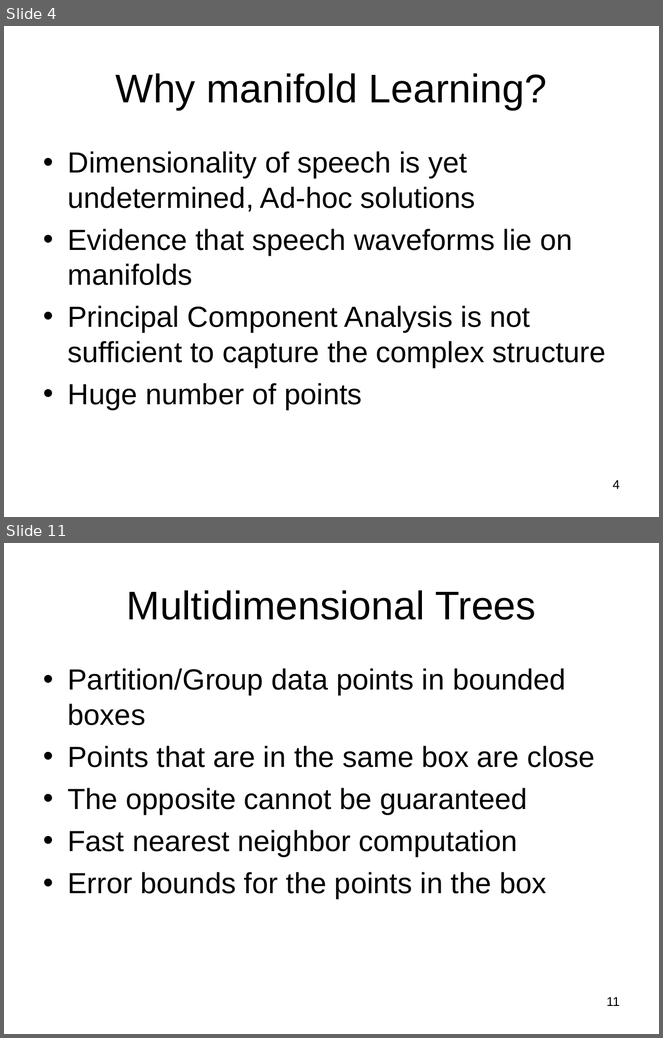
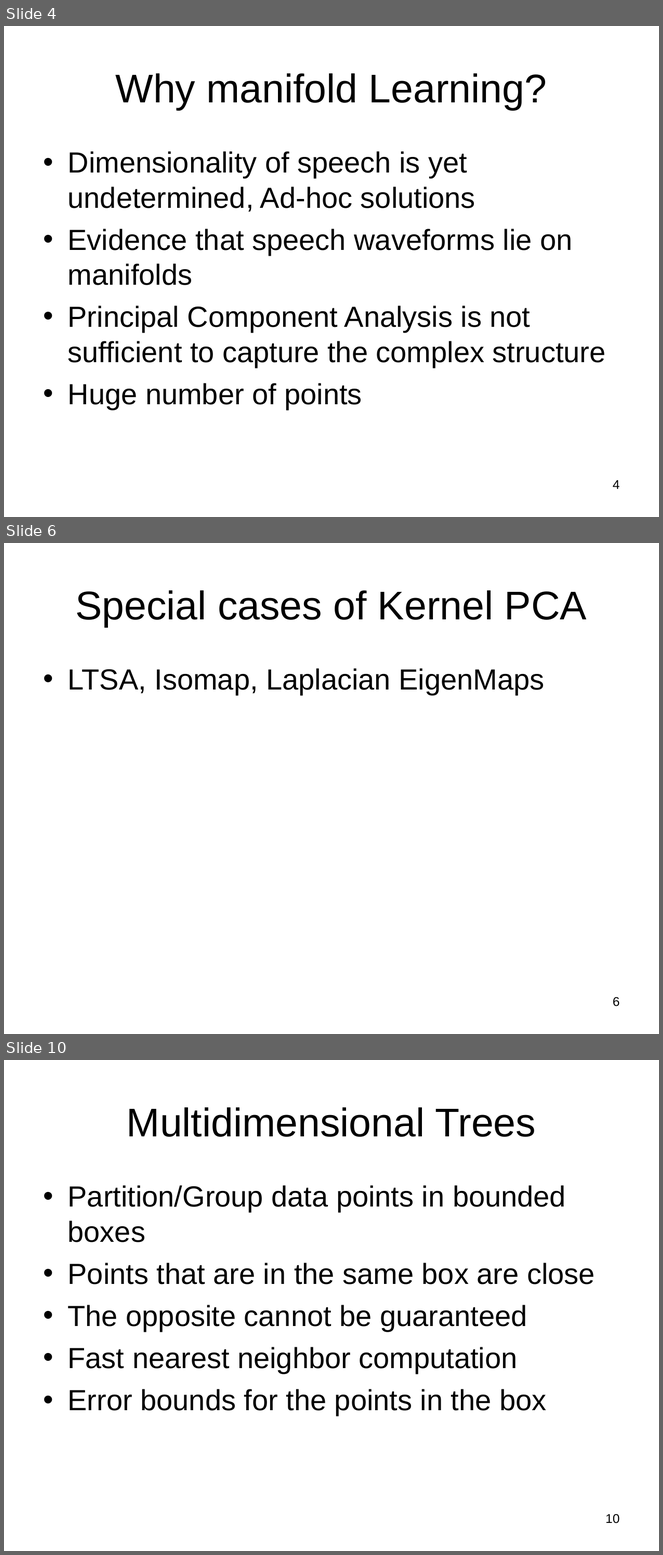
Before and after one commit to subailong/mlpack, a slide deck: fastlib/u/nvasil/docs/proposal/proposal.ppt. Shown one above the other, each under a label of ours: slides 4 and 11 before the commit, slides 4, 6 and 10 after it; the slides between them are not shown. The pictures are 663x1038 and 663x1555 pixels, drawn with LibreOffice and Linux fonts; fonts in the diff are those of the drawing. Boxes give left, top, right and bottom in pixels: in the first picture for what was removed or moved away, otherwise in the second. Text is boxed around its words. In the diff, an @@ line names an element or a change of style, - is before the commit and + after.

```diff
--- a/fastlib/u/nvasil/docs/proposal/proposal.ppt
+++ b/fastlib/u/nvasil/docs/proposal/proposal.ppt
@@ slide 6 added at (4,543,659,1034), background #FFFFFF @@
@@ title added at (75,590,587,627), 44 pt, text #000000 @@
+Special cases of Kernel PCA
@@ text added at (68,668,544,695), 32 pt, text #000000 @@
+• LTSA, Isomap, Laplacian EigenMaps
@@ page number added at (613,997,620,1007), 14 pt, text #000000 @@
+6
@@ what was slide 11 is now slide 10 @@
@@ page number at (606,1514,620,1524): text changed @@
-11
+10
```
Also in this commit, not shown: 23 slides changed, 10 other slides added, 9 slides removed.
